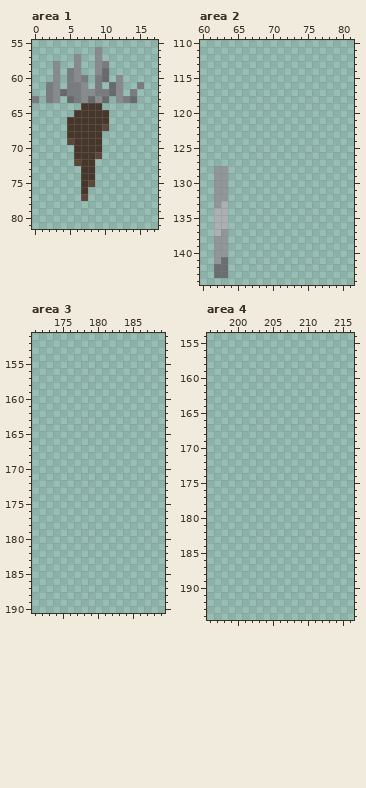
A pixel-art file gets an edit: PixelEngine/res/sprites/tiles.aseprite. The picture above is the old version.
256x256 pixels, 1 frame. Colours within 5 levels of each other are drawn and written as one. Shown: area 1: x 0..17, y 55..81; area 2: x 60..81, y 110..144; area 3: x 171..189, y 151..190; area 4: x 196..216, y 154..194. The commit also changed other parts of the picture, which this record leaves out.
After:
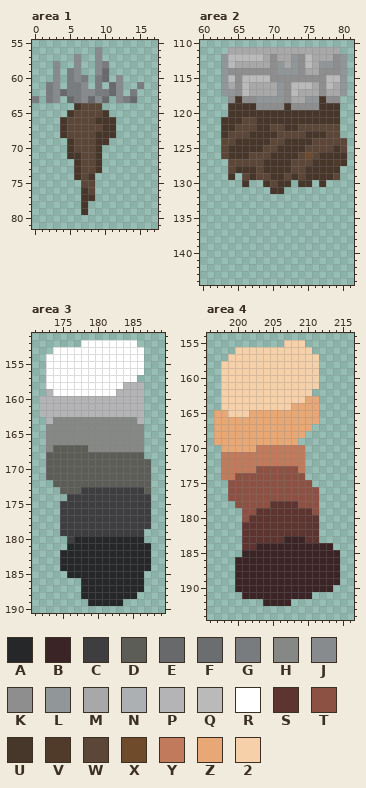
Palette (. is transparent): A #262729  B #3b2426  C #3e3e40  D #5d5d58  E #67696a  F #6a6e71  G #797c7e  H #868885  J #888b8d  K #8e8e8e  L #919699  M #a8a8a8  N #acb0b3  P #b4b4b6  Q #bababa  R #ffffff  S #5e3430  T #8c5143  U #47362a  V #503b2a  W #5c4637  X #6f4a2b  Y #c17a5c  Z #e8a876  2 #f6d0a9
Change:
Area 1, layer "Layer 1":
y 64: x 6..9 .UUU -> UWWW
y 65: x 5..9 .UUUU -> UWWWW
y 66: x 4..8 .UUUU -> UWWWW; x 11 . -> U
y 67: x 4..11 .UUUUUW. -> UWWWWWUU
y 68: x 4..8 .UUUU -> UWWWW; x 10..11 .. -> UU
y 69: x 5..8 WUUU -> UWWW; x 10 . -> U
y 70: x 5..8 .UUU -> UWWW
y 71: x 5 . -> U; x 7..9 UUW -> WWU
y 72: x 6..9 WUU. -> UWWU
y 73: x 6..9 .UU. -> UWWU
y 74: x 6..7 .U -> UW
y 75: x 7 U -> W
y 76: x 8 . -> W
y 77: x 7..8 W. -> UU
y 78..79: x 7 . -> U
Area 2, layer "Layer 1":
y 111: x 64..79 ................ -> MMMMMMMMMMMMMMMM
y 112: x 63..80 .................. -> LQQQQQMKMMLKQMMMKL
y 113: x 63..80 .................. -> LQMMMMMKLMLKQMLLKL
y 114: x 63..80 .................. -> LKKKKKKKLLLKMMKKKL
y 115: x 63..80 .................. -> LQKQQQQKKKKKKKKQQL
y 116: x 63..80 .................. -> LMKQMMMMLKQQQMKQML
y 117: x 63..80 .................. -> LLKQMMMMLKQMMMKMML
y 118: x 64..79 ................ -> KUKKLLLLKMMLLUKK
y 119: x 64..79 ................ -> UUUUKKKKUKKKKUUU
y 120: x 64..79 ................ -> UUUUUUUUUUUUUUUU
y 121: x 63..79 ................. -> UUUWWUUUUUUUUUUUU
y 122: x 63..79 ................. -> UUWWWUUWWUUWWWWWW
y 123: x 63..79 ................. -> UWWWUUUUWWWWUUUWW
y 124: x 63..80 .................. -> WWUUUUUWWUUUUWWWWW
y 125: x 63..80 .................. -> WUUUUUWWUUUUWWWWUW
y 126: x 63..80 .................. -> WUUUWWWUUUUWXWUUUU
y 127: x 64..80 ................. -> WWWWWUUUUWWWUUUVU
y 128: x 62..79 LL................ -> ..WUUUWUUUUWWUUUUU
y 129: x 62..64 LL. -> ..U; x 66..79 .............. -> WUWWUUWUWUUUUW
y 130: x 62..63 LL -> ..; x 66 . -> U; x 69..72 .... -> UWUU; x 74..75 .. -> UU; x 77 . -> U
y 131: x 62..63 LL -> ..; x 70..71 .. -> UU
y 132: x 62..63 LL -> ..
y 133: x 62..63 LN -> ..
y 134..136: x 62..63 NN -> ..
y 137: x 62..63 NL -> ..
y 138..140: x 62..63 LL -> ..
y 141: x 62..63 LF -> ..
y 142..143: x 62..63 FF -> ..
Area 3, layer "Layer 1":
y 152: x 178..185 ........ -> RRRRRRRR
y 153: x 174..186 ............. -> RRRRRRRRRRRRR
y 154..156: x 173..186 .............. -> RRRRRRRRRRRRRR
y 157: x 173..185 ............. -> RRRRRRRRRRRRR
y 158: x 173..186 .............. -> RRRRRRRRRRRPPP
y 159: x 173..186 .............. -> PRRRRRRRRRPPPP
y 160..162: x 172..186 ............... -> PPPPPPPPPPPPPPP
y 163: x 173..186 .............. -> PHHHHHHHHHHHHP
y 164..166: x 173..186 .............. -> HHHHHHHHHHHHHH
y 167: x 173..186 .............. -> HDDDDDHHHHHHHH
y 168: x 173..186 .............. -> DDDDDDDDDDDDDD
y 169..171: x 173..187 ............... -> DDDDDDDDDDDDDDD
y 172: x 174..187 .............. -> DDDDDDDDDDDDDD
y 173: x 175..187 ............. -> DDDCCCCCCCCCD
y 174: x 176..187 ............ -> CCCCCCCCCCCC
y 175..178: x 175..187 ............. -> CCCCCCCCCCCCC
y 179: x 175..186 ............ -> CCCCCCCCCCCC
y 180: x 176..186 ........... -> CAAAAAAAAAA
y 181: x 176..187 ............ -> AAAAAAAAAAAA
y 182..184: x 175..187 ............. -> AAAAAAAAAAAAA
y 185: x 176..186 ........... -> AAAAAAAAAAA
y 186..187: x 178..186 ......... -> AAAAAAAAA
y 188: x 178..185 ........ -> AAAAAAAA
y 189: x 179..183 ..... -> AAAAA
Area 4, layer "Layer 1":
y 155: x 207..209 ... -> 222
y 156: x 200..210 ........... -> 22222222222
y 157: x 199..211 ............. -> 2222222222222
y 158..161: x 198..211 .............. -> 22222222222222
y 162: x 198..210 ............. -> 2222222222222
y 163: x 198..211 .............. -> 222222222222ZZ
y 164: x 198..211 .............. -> 2222222222ZZZZ
y 165: x 197..211 ............... -> ZZ222ZZZZZZZZZZ
y 166: x 197..211 ............... -> ZZZZZZZZZZZZZZZ
y 167: x 197..210 .............. -> ZZZZZZZZZZZZZZ
y 168: x 197..209 ............. -> ZZZZZZZZZZZZZ
y 169: x 197..208 ............ -> ZZZZZZZZZZZZ
y 170: x 198..209 ............ -> ZZZZZYYYYYYY
y 171..172: x 198..209 ............ -> YYYYYYYYYYYY
y 173: x 198..209 ............ -> YYYYYTTTTTTY
y 174: x 198..209 ............ -> YYTTTTTTTTTT
y 175: x 199..210 ............ -> TTTTTTTTTTTT
y 176..177: x 199..211 ............. -> TTTTTTTTTTTTT
y 178: x 200..211 ............ -> TTTTTSSSSTTT
y 179: x 201..211 ........... -> TTSSSSSSSST
y 180: x 201..211 ........... -> TSSSSSSSSSS
y 181..182: x 201..211 ........... -> SSSSSSSSSSS
y 183: x 201..211 ........... -> SSSSSSBBBSS
y 184: x 201..213 ............. -> SSBBBBBBBBBBB
y 185: x 201..214 .............. -> BBBBBBBBBBBBBB
y 186..189: x 200..214 ............... -> BBBBBBBBBBBBBBB
y 190: x 200..213 .............. -> BBBBBBBBBBBBBB
y 191: x 201..210 .......... -> BBBBBBBBBB
y 192: x 204..207 .... -> BBBB
Pixel boxes of the changes (left, top, right, bottom) in both pictures:
changed: (60, 103, 116, 215)
changed: (214, 47, 347, 278)
added: (39, 340, 151, 606)
added: (214, 340, 340, 606)
